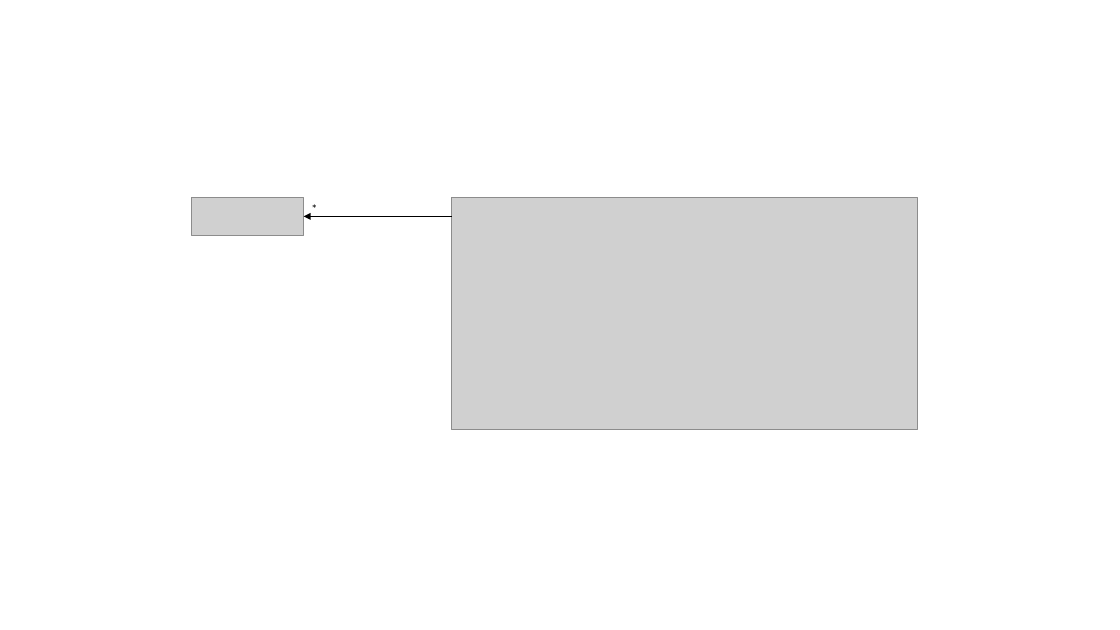
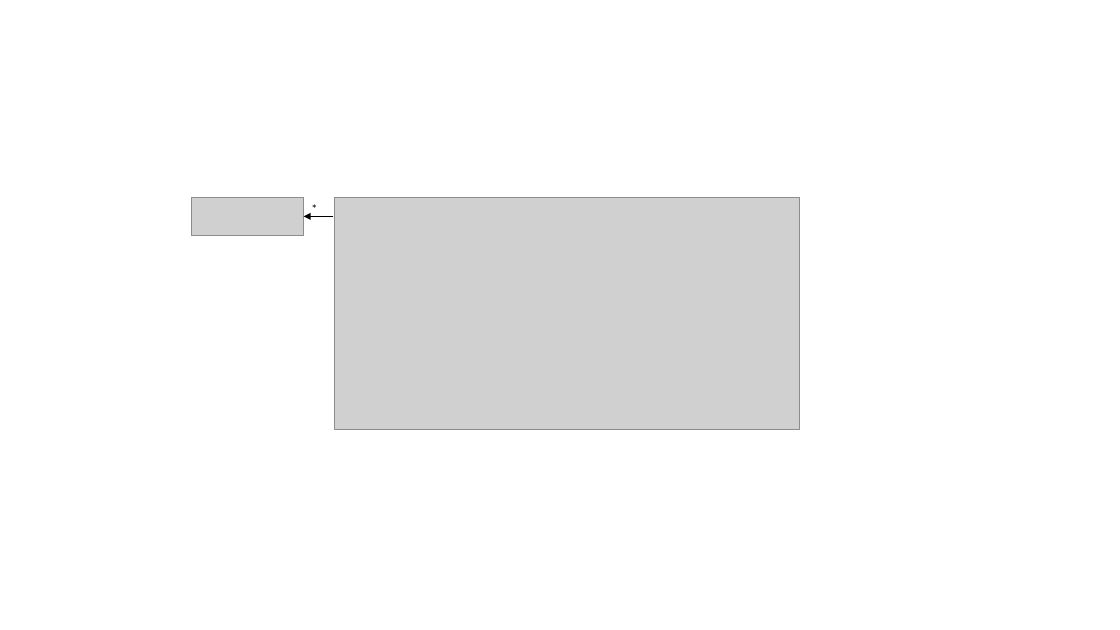
Before and after one commit to uo277310/TFG_Software-Engineering, a slide deck: slide 6 of images/Imagenes.pptx. Drawn at 1120x630 pixels with LibreOffice and Linux fonts; fonts in the diff are those of the drawing; grey boxes stand for pictures. Boxes give left, top, right and bottom in pixels: in the first picture for what was removed or moved away, otherwise in the second. Text is boxed around its words. In the diff, an @@ line names an element or a change of style, - is before the commit and + after.

```diff
--- a/images/Imagenes.pptx
+++ b/images/Imagenes.pptx
@@ picture moved from (x1=452, y1=197, x2=918, y2=430) to (x1=334, y1=197, x2=800, y2=430) @@
@@ arrow moved from (452, 217) - (304, 217) to (334, 217) - (304, 217) @@
```
Also in this commit, not shown: 1 slide added, 1 slide removed, 8 other files.
